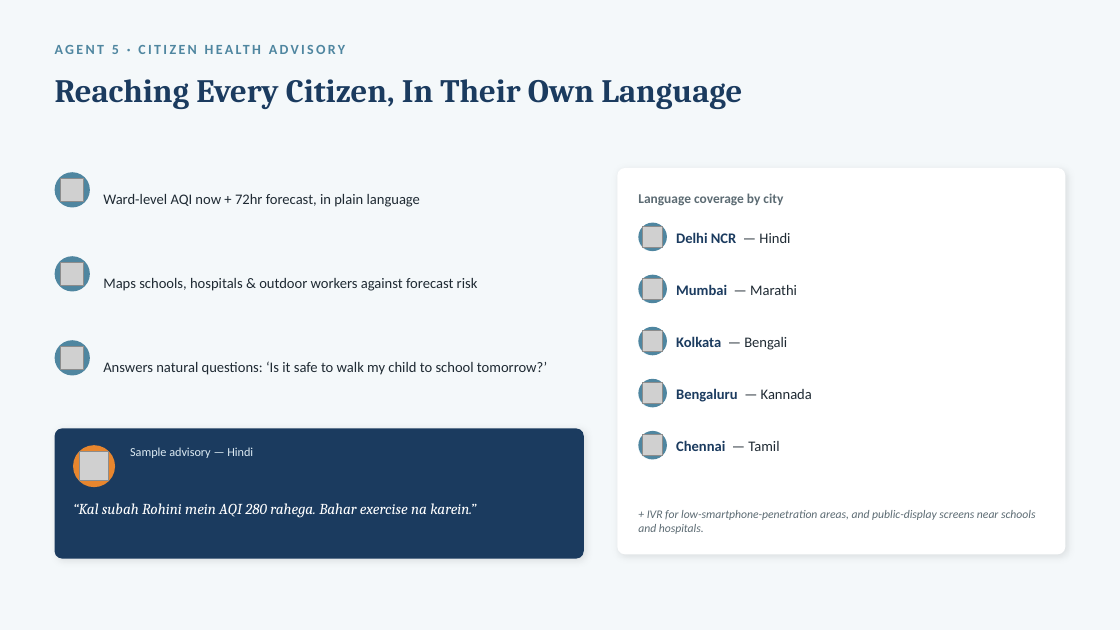
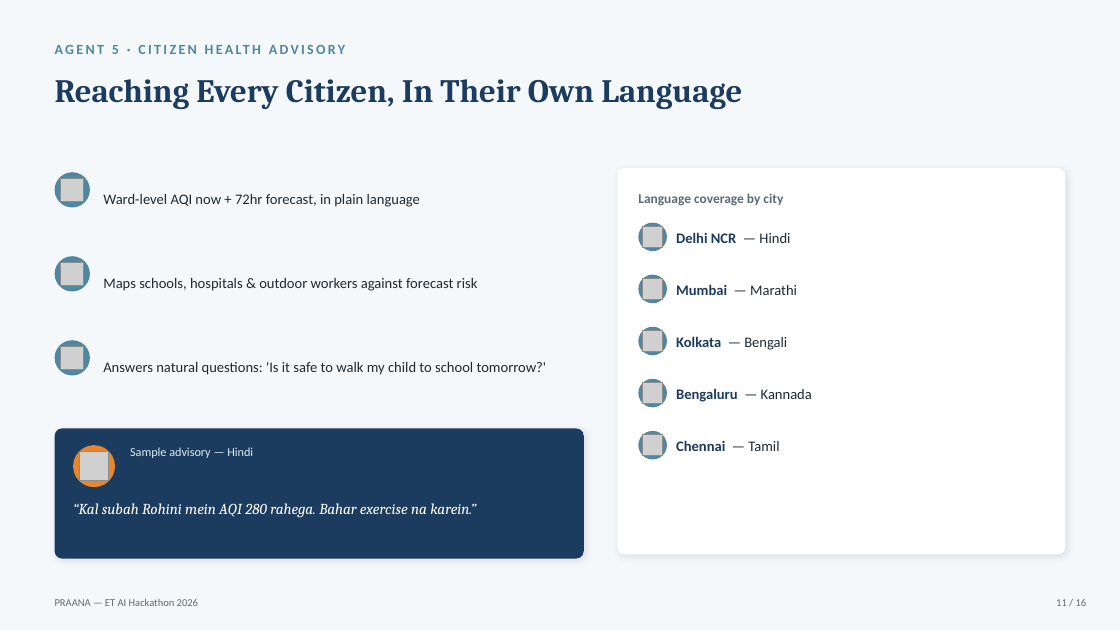
Before and after one commit to Aaditee13/praana-air-quality-intelligence, a slide deck: slide 11 of docs/PRAANA_Pitch_Deck.pptx. Drawn at 1120x630 pixels with LibreOffice and Linux fonts; fonts in the diff are those of the drawing; grey boxes stand for pictures. Boxes give left, top, right and bottom in pixels: in the first picture for what was removed or moved away, otherwise in the second. Text is boxed around its words. In the diff, an @@ line names an element or a change of style, - is before the commit and + after.

```diff
--- a/docs/PRAANA_Pitch_Deck.pptx
+++ b/docs/PRAANA_Pitch_Deck.pptx
@@ text at [103,362,547,375]: text changed @@
-Answers natural questions: ‘Is it safe to walk my child to school tomorrow?’
+Answers natural questions: 'Is it safe to walk my child to school tomorrow?'
@@ text removed at [638,510,1035,534] @@
-+ IVR for low-smartphone-penetration areas, and public-display screens near schools and hospitals.
@@ text added at [55,599,198,606], 9 pt, text #5C6B73 @@
+PRAANA — ET AI Hackathon 2026
@@ text added at [1056,599,1087,606], 9 pt, text #5C6B73 @@
+11 / 16
```
Also in this commit, not shown: 15 other slides changed, 5 other files.
